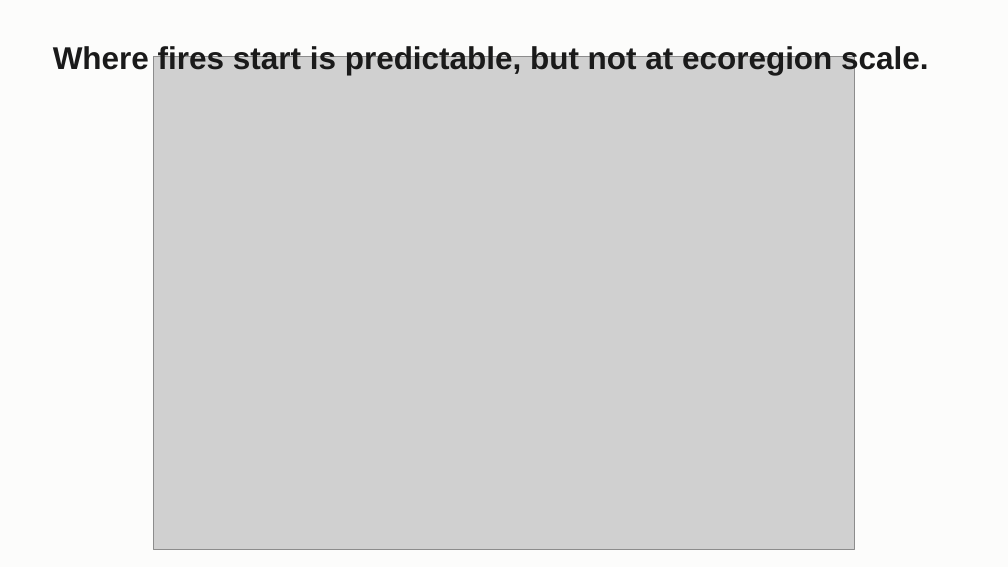
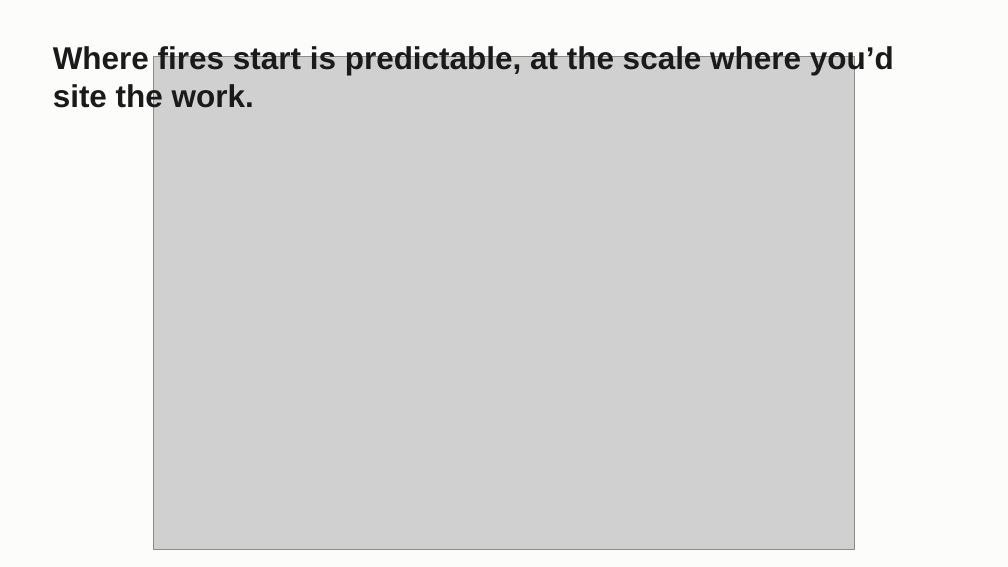
Before and after one commit to craig-rudman/MSDS696, a slide deck: slide 7 of coursework/W7/MSDS696_W7_Deck.pptx. Drawn at 1008x567 pixels with LibreOffice and Linux fonts; fonts in the diff are those of the drawing; grey boxes stand for pictures. Boxes give left, top, right and bottom in pixels: in the first picture for what was removed or moved away, otherwise in the second. Text is boxed around its words. In the diff, an @@ line names an element or a change of style, - is before the commit and + after.

```diff
--- a/coursework/W7/MSDS696_W7_Deck.pptx
+++ b/coursework/W7/MSDS696_W7_Deck.pptx
@@ text at [53, 44, 894, 113]: text changed @@
-Where fires start is predictable, but not at ecoregion scale.
+Where fires start is predictable, at the scale where you’d site the work.
```
Also in this commit, not shown: 1 other slide changed, 2 other files.
